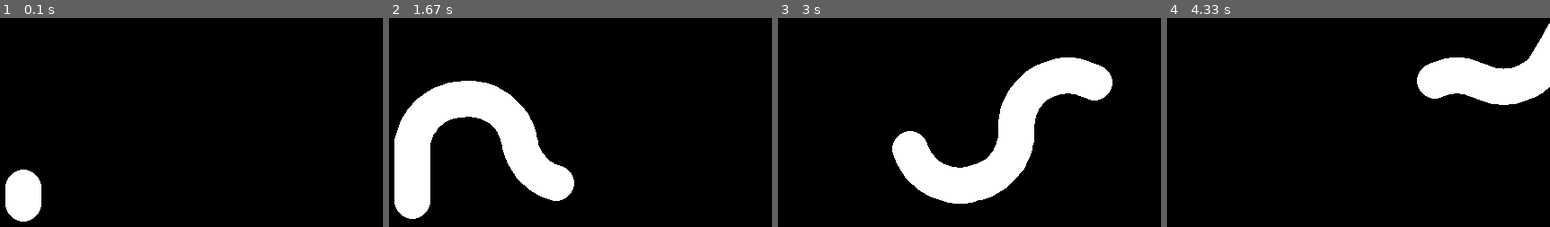
Above: before the commit, frames 1-4 (left to right).
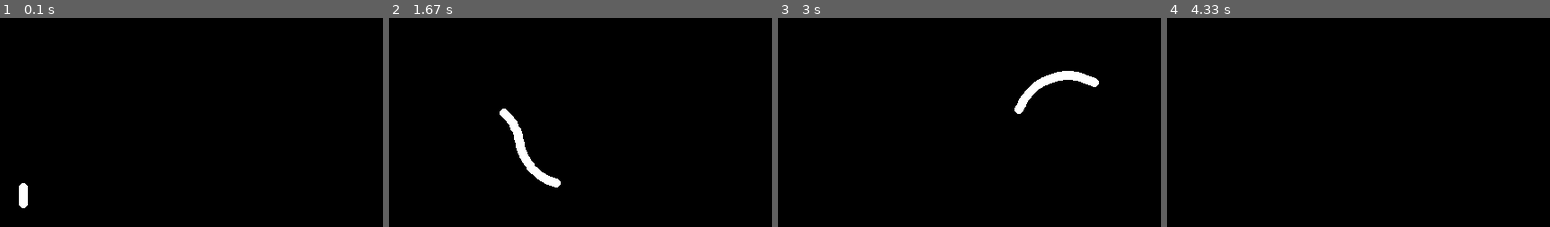
Above: after the commit, the same moments.

Repository: Cooper7196/WormSimulation
Game: pygame game, started from pygameWormTesting.py
Same seed, same stepped clock (60 frames per second), same inputs: the game is played once before the commit and once after it.
Inputs:
- Up to frame 1 (0.1 s): no input
- Up to frame 2 (1.67 s): hold D 0.33-0.8 s; hold D 0.83-1.3 s; hold A from 1.33 s (still down)
- Up to frame 3 (3 s): release A at 1.87 s; hold A 1.9-2.3 s; hold D 2.33-2.97 s
- Up to frame 4 (4.33 s): hold A 3-3.47 s

The runs differ from the first frame. In frame 1, 1.7% of the frame differs, in the area x 1-11%, y 72-98%; in frame 2, 12%, in the area x 1-49%, y 30-97%; in frame 3, 12%; in frame 4, 6.4%.

Commit message:
Worked on worm

Diff:
--- a/pygameWormTesting.py
+++ b/pygameWormTesting.py
@@ -1,18 +1,19 @@
 import pygame
 import math
 
+
 class Worm:
-    def __init__(self, screen, length, x, y):
+    def __init__(self, screen, length, x, y, radius):
         self.screen = screen
         self.x = x
         self.y = y
 
-        self.head = WormNode(screen, x, y, 20)
+        self.head = WormNode(screen, x, y, radius)
         self.body = [self.head]
 
         for i in range(length):
             tmpWorm = WormNode(
-                screen, self.x, self.y, 20, leader=len(
+                screen, self.x, self.y, radius, leader=len(
                     self.body) - 1)
             tmpWorm.oldX = tmpWorm.x
             tmpWorm.oldY = tmpWorm.y
@@ -56,7 +57,7 @@
 height = 800
 pygame.init()
 screen = pygame.display.set_mode((width, height))
-worm = Worm(screen, 100, width/2, height/2)
+worm = Worm(screen, 35, width / 2, height / 2, 5)
 clock = pygame.time.Clock()
 running = True
 
--- a/worm.py
+++ b/worm.py
@@ -1,8 +1,7 @@
 import csv
 import math
 import time
-from pprint import pprint
-
+import random
 import pygame
 
 THRESHOLD = 15
@@ -28,8 +27,8 @@
         self.rotation = 0
         self.speed = 0
 
-        self.x = 0
-        self.y = 0
+        self.x = 400
+        self.y = 400
 
         self.musclePrefixes = ['MVU', 'MVL', 'MDL', 'MVR', 'MDR']
         self.leftMuscles = [
@@ -124,13 +123,16 @@
         for i in self.connectome[neuron]:
             self.neurons[i][self.nextState] += self.connectome[neuron][i]
 
+    def setNeuronToMax(self, neuron):
+        self.neurons[neuron][self.currentState] = self.threshold
+
     def simulateConnectome(self):
         for neuron in self.connectome:
             if neuron[:3] not in self.musclePrefixes:
                 if self.neurons[neuron][self.currentState] >= self.threshold:
                     self.neurons[neuron][self.nextState] = 0
                     self.fireNeuron(neuron)
-
+        self.neurons["MVULVA"] = [0, 0]
         self.calculateMotion()
 
         for neuron in self.neurons:
@@ -139,97 +141,189 @@
         self.currentState, self.nextState = self.nextState, self.currentState
 
     def calculateMotion(self):
+        self.leftSpeed = 0
+        self.rightSpeed = 0
+
         for leftMuscle in self.leftMuscles:
             self.leftSpeed += self.neurons[leftMuscle][self.nextState]
             self.neurons[leftMuscle][self.nextState] = 0
+            self.neurons[leftMuscle][self.currentState] = 0
 
         for rightMuscle in self.rightMuscles:
             self.rightSpeed += self.neurons[rightMuscle][self.nextState]
             self.neurons[rightMuscle][self.nextState] = 0
-
-        self.rotation = self.rotation + \
-            ((self.leftSpeed - self.rightSpeed) / 19 * math.pi)
-        self.speed = (abs(self.leftSpeed) + abs(self.rightSpeed)) / 100
-        changex = math.cos(math.radians(brain.rotation)) * self.speed
-        changey = math.sin(math.radians(brain.rotation)) * self.speed
-
-        self.x += (math.cos(self.rotation) * self.speed)
-        self.y -= (math.sin(self.rotation) * self.speed)
+            self.neurons[rightMuscle][self.currentState] = 0
+
+        # self.rotation = self.rotation + (self.rightSpeed - self.leftSpeed)
+
+        self.rotation += self.rightSpeed - self.leftSpeed
+        print(self.rotation)
+        # if self.rightSpeed > self.leftSpeed:
+        #     self.rotation += 5
+        # if self.leftSpeed > self.rightSpeed:
+        #     self.rotation -= 5
+
+        self.speed = (abs(self.leftSpeed) + abs(self.rightSpeed))
+
+        self.speed = self.speed * 0.03
+
+
+        self.x += (math.cos(math.radians(self.rotation)) * self.speed)
+        self.y += (math.sin(math.radians(self.rotation)) * self.speed)
 
         # print(self.rightSpeed, self.leftSpeed, self.rotation, self.speed)
-
-        self.x = max(0, self.x)
-        self.y = max(0, self.y)
-        self.x = min(self.x, 800)
-        self.y = min(self.y, 800)
-
-        self.leftSpeed *= 0.7
-        self.rightSpeed *= 0.7
+    def simulateTouch(self):
+        self.setNeuronToMax("FLPR")
+        self.setNeuronToMax("FLPL")
+        self.setNeuronToMax("ASHL")
+        self.setNeuronToMax("ASHR")
+        self.setNeuronToMax("IL1VL")
+        self.setNeuronToMax("IL1VR")
+        self.setNeuronToMax("OLQDL")
+        self.setNeuronToMax("OLQDR")
+        self.setNeuronToMax("OLQVR")
+        self.setNeuronToMax("OLQVL")
+
+    def simulateFood(self):
+        self.setNeuronToMax("ADFL")
+        self.setNeuronToMax("ADFR")
+        self.setNeuronToMax("ASGR")
+        self.setNeuronToMax("ASGL")
+        self.setNeuronToMax("ASIL")
+        self.setNeuronToMax("ASIR")
+        self.setNeuronToMax("ASJR")
+        self.setNeuronToMax("ASJL")
+        self.setNeuronToMax("AWCL")
+        self.setNeuronToMax("AWCR")
+        self.setNeuronToMax("AWAL")
+        self.setNeuronToMax("AWAR")
 
     def runBrain(self):
-        if self.isHungry:
-            self.fireNeuron("RIML")
-            self.fireNeuron("RIMR")
-            self.fireNeuron("RICL")
-            self.fireNeuron("RICR")
-            self.simulateConnectome()
-
-        if self.isTouched:
-            self.fireNeuron("FLPR")
-            self.fireNeuron("FLPL")
-            self.fireNeuron("ASHL")
-            self.fireNeuron("ASHR")
-            self.fireNeuron("IL1VL")
-            self.fireNeuron("IL1VR")
-            self.fireNeuron("OLQDL")
-            self.fireNeuron("OLQDR")
-            self.fireNeuron("OLQVR")
-            self.fireNeuron("OLQVL")
-            self.simulateConnectome()
-
-        if self.isSensingFood:
-            self.fireNeuron("ADFL")
-            self.fireNeuron("ADFR")
-            self.fireNeuron("ASGR")
-            self.fireNeuron("ASGL")
-            self.fireNeuron("ASIL")
-            self.fireNeuron("ASIR")
-            self.fireNeuron("ASJR")
-            self.fireNeuron("ASJL")
-            self.simulateConnectome()
+        # if self.isHungry:
+        #     self.setNeuronToMax("RIML")
+        #     self.setNeuronToMax("RIMR")
+        #     self.setNeuronToMax("RICL")
+        #     self.setNeuronToMax("RICR")
+        #     self.simulateConnectome()
+        self.simulateConnectome()
+
+
+class Worm:
+    def __init__(self, screen, length, x, y, radius):
+        self.screen = screen
+        self.x = x
+        self.y = y
+
+        self.head = WormNode(screen, x, y, radius)
+        self.body = [self.head]
+
+        for i in range(length):
+            tmpWorm = WormNode(
+                screen, self.x, self.y, radius, leader=len(
+                    self.body) - 1)
+            tmpWorm.oldX = tmpWorm.x
+            tmpWorm.oldY = tmpWorm.y
+
+            self.body.append(tmpWorm)
+
+    def update(self):
+
+        self.head.oldX = self.x
+        self.head.oldY = self.y
+
+        self.head.x = self.x
+        self.head.y = self.y
+
+        for node in self.body[1:]:
+            node.oldX = node.x
+            node.oldY = node.y
+
+            node.x = self.body[node.leader].oldX
+            node.y = self.body[node.leader].oldY
+
+    def draw(self):
+        for node in self.body[1:]:
+            node.draw()
+        pygame.draw.circle(
+            self.body[0].screen, (255, 0, 0), [
+                self.body[0].x, self.body[0].y], self.body[0].radius)
+
+class WormNode:
+    def __init__(self, screen, x, y, radius, leader=None):
+        self.x, self.y = x, y
+        self.oldX, self.oldY = x, y
+        self.radius = radius
+        self.screen = screen
+        self.leader = leader
+
+    def draw(self):
+        """ Draw the worm """
+        pygame.draw.circle(
+            self.screen, (255, 255, 255), [
+                self.x, self.y], self.radius)
+
 
 
 brain = WormBrain('CElegansConnectome.csv', THRESHOLD)
 
-import pygame
-
+width = 2560
+height = 1440
 pygame.init()
-
-screen = pygame.display.set_mode([800, 800])
-
+screen = pygame.display.set_mode((width, height))
+worm = Worm(screen, 50, 0, 0, 25)
+clock = pygame.time.Clock()
 running = True
-lastHungry = time.time()
+
+speed = 3
+rotation = 0
+# brain.isHungry = True
+test = time.time()
+# brain.simulateFood()
+for i in range(40):
+    neuron = random.choice(list(brain.neurons.keys()))
+    brain.setNeuronToMax(neuron)
+    brain.runBrain()
 while running:
     for event in pygame.event.get():
         if event.type == pygame.QUIT:
             running = False
 
-    screen.fill((255, 255, 255))
+    keys = pygame.key.get_pressed()
+    if keys[pygame.K_f]:
+        print("test")
+        brain.simulateFood()
+
+    # elif keys[pygame.K_d]:
+    #     rotation += 3
+
     brain.runBrain()
-    if time.time() - lastHungry > 2:
-        brain.isHungry = True
-        lastHungry = time.time()
-    # else:
-    #     brain.isHungry = False
-    if abs(brain.x - 800) < 20 or brain.x < 20 or abs(brain.y - 800) < 20 or brain.y < 20:
-        brain.isTouched = True
-        brain.isHungry = False
-    else:
-        brain.isTouched = False
-
-    print(brain.isHungry, brain.isTouched, brain.x, brain.y)
-
-    pygame.draw.circle(screen, (0, 0, 255), (brain.x, brain.y), 25)
-    pygame.display.flip()
-    time.sleep(0.01)
-pygame.quit()
+
+
+    if brain.x <= 0:
+        brain.x = 0
+        brain.simulateTouch()
+        print("touch")
+    if brain.x >= width:
+        brain.x = width
+        brain.simulateTouch()
+        print("touch")
+    if brain.y <= 0:
+        brain.y = 0
+        brain.simulateTouch()
+        print("touch")
+    if brain.y >= height:
+        brain.y = height
+        brain.simulateTouch()
+        print("touch")
+    # brain.isSensingFood = True
+    # worm.x += math.sin(math.radians(rotation)) * speed
+    # worm.y -= math.cos(math.radians(rotation)) * speed
+
+    worm.x = brain.x
+    worm.y = brain.y
+
+    screen.fill((0, 0, 0))
+    worm.update()
+    worm.draw()
+    pygame.display.update()
+    clock.tick(60)
